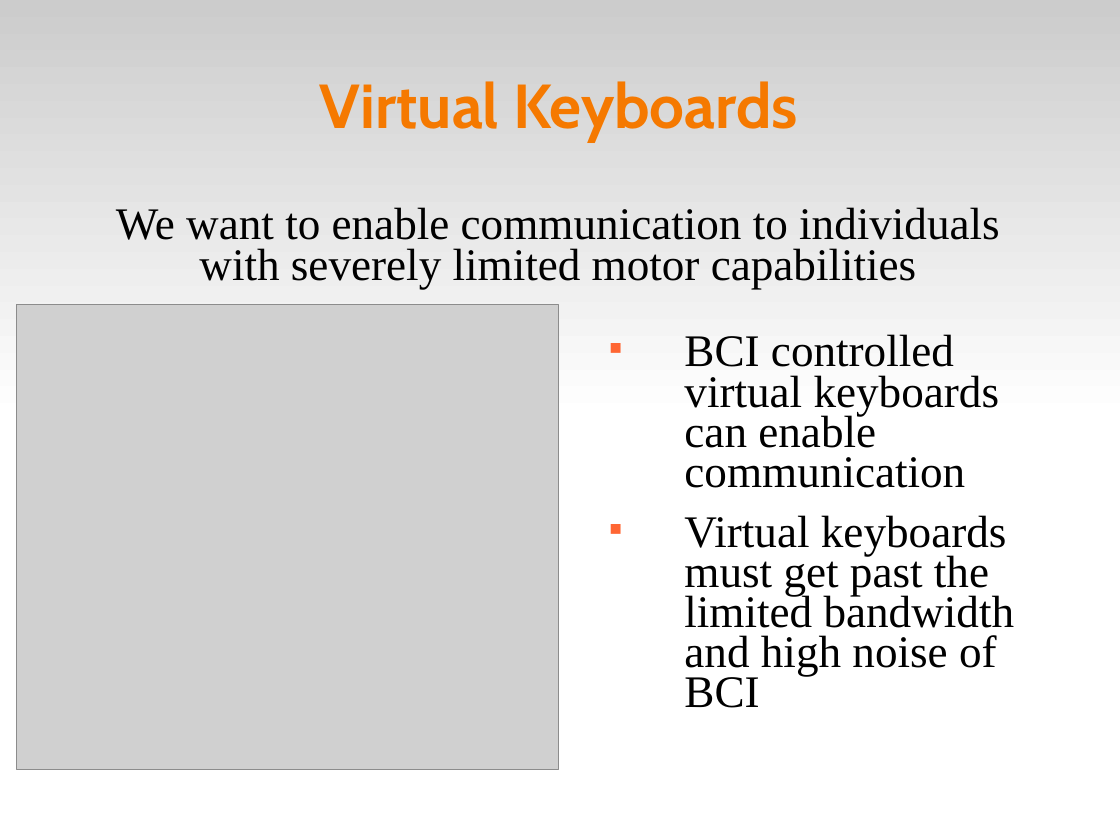
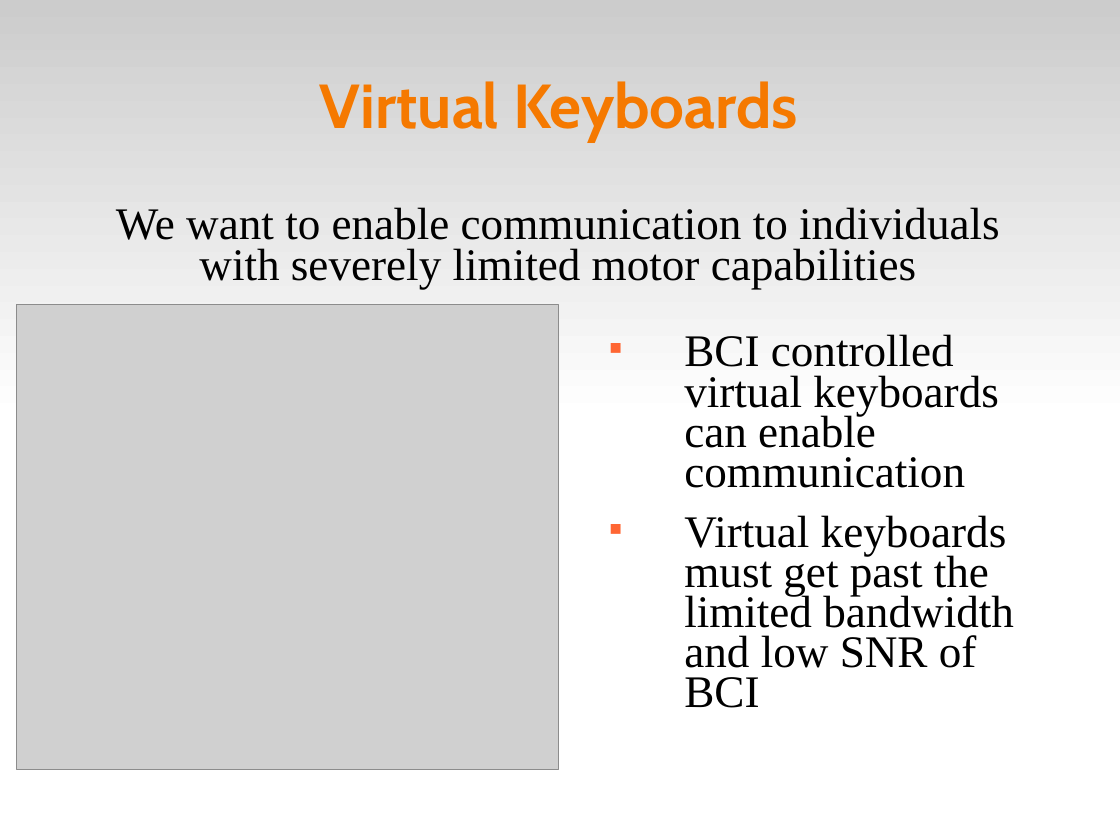
Before and after one commit to abdullah38rcc/BCI-Virtual-Keyboard, a slide deck: slide 1 of master's/docs/virtKey.ppt. Drawn at 1120x840 pixels with LibreOffice and Linux fonts; fonts in the diff are those of the drawing; grey boxes stand for pictures. Boxes give left, top, right and bottom in pixels: in the first picture for what was removed or moved away, otherwise in the second. Text is boxed around its words. In the diff, an @@ line names an element or a change of style, - is before the commit and + after.

```diff
--- a/master's/docs/virtKey.ppt
+++ b/master's/docs/virtKey.ppt
@@ text at (684,515,1014,708): text changed @@
-■ Virtual keyboards must get past the limited bandwidth and high noise of BCI
+■ Virtual keyboards must get past the limited bandwidth and low SNR of BCI
```
Also in this commit, not shown: 9 other slides changed, 6 slides added.
